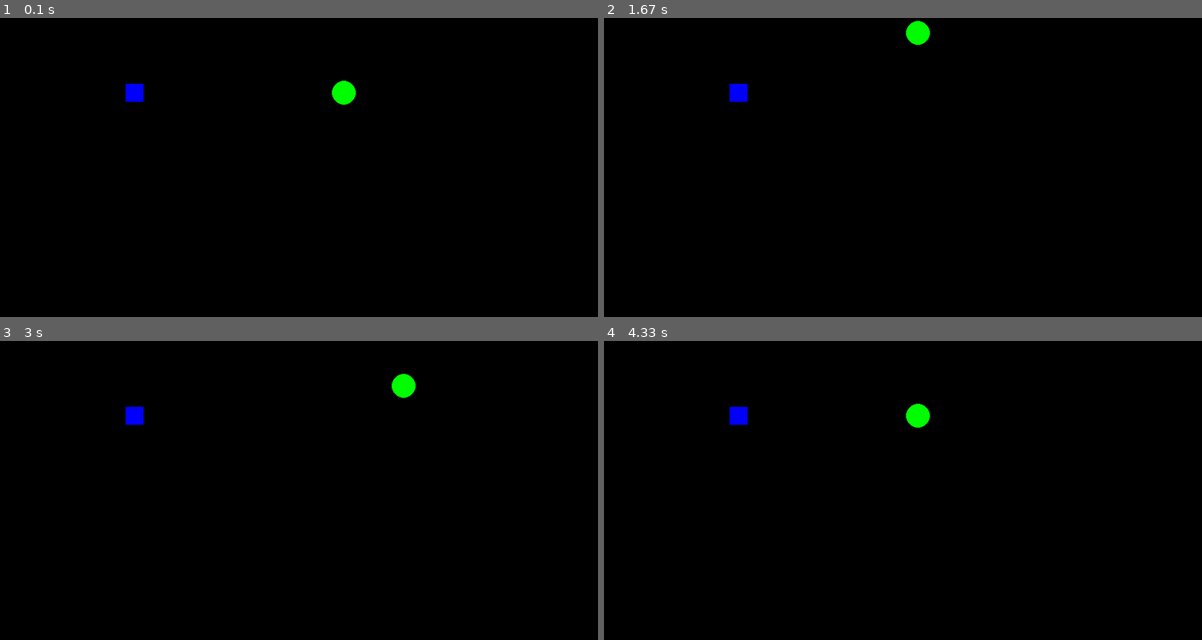
Above: before the commit, frames 1-4 (two rows, left to right).
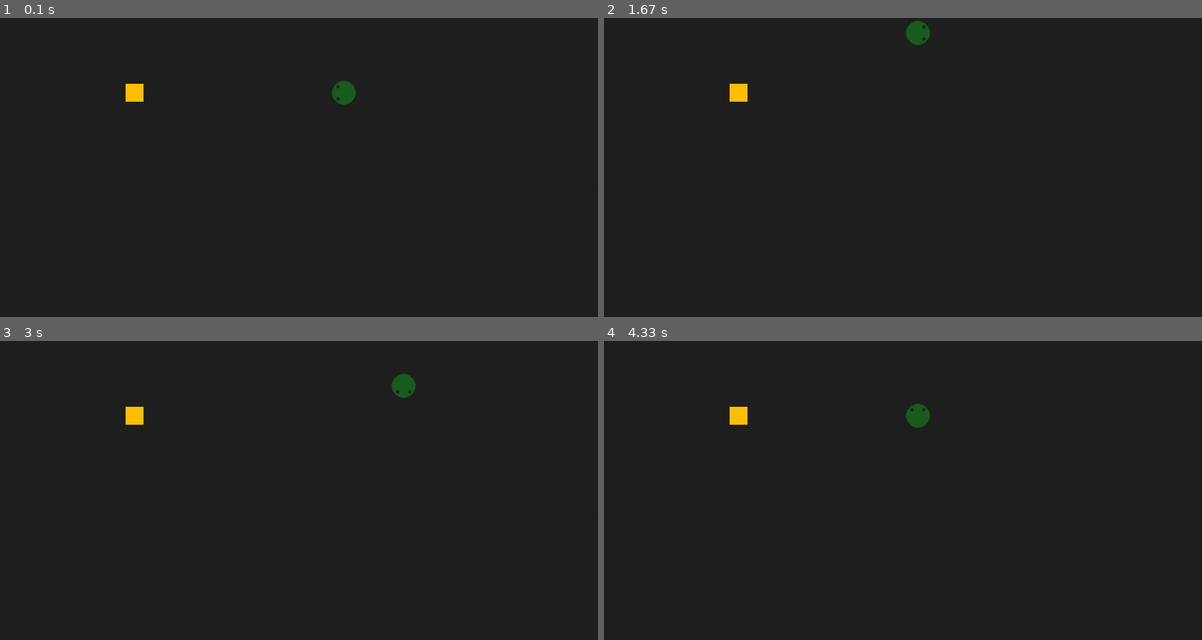
Above: after the commit, the same moments.

Repository: namanbiyani/Learning_Pygame
Game: pygame game, started from src/gui.py
Same seed, same stepped clock (60 frames per second), same inputs: the game is played once before the commit and once after it.
Inputs:
- Up to frame 1 (0.1 s): no input
- Up to frame 2 (1.67 s): hold Right 0.33-0.8 s; hold Up 0.83-1.3 s; hold Right from 1.33 s (still down)
- Up to frame 3 (3 s): release Right at 1.92 s; hold Left 1.95-2.6 s; hold Down from 2.63 s (still down)
- Up to frame 4 (4.33 s): release Down at 3.32 s; hold Left 3.35-4.05 s; hold Up from 4.08 s (still down)

The runs differ from the first frame. In frame 1, 100% of the frame differs, in the area x 0-100%, y 0-100%; in frame 2, 100%; in frame 3, 100%; in frame 4, 100%.

Commit message:
Better Graphical portions

Diff:
--- a/src/gui.py
+++ b/src/gui.py
@@ -12,10 +12,10 @@
 COL = 20
 FPS = 4
 #COLOR  ( R ,  G ,  B )
-BLACK = (0, 0, 0)
-WHITE = (255, 255, 255)
-GREEN = (0, 255, 0)
-BLUE = (0, 0, 255)
+BLACK = (33, 33, 33)
+WHITE = (207, 216, 220)
+GREEN = (27, 94, 32)
+BLUE = (255, 193, 7)
 DIR = 'R'
 DIRTY = []
 def draw_board(board, snake):
@@ -25,7 +25,20 @@
     for i in range(0, ROW):
         for j in range(0, COL):
             if [i, j] == snake[0]:
+                pygame.draw.rect(WINDOW, BLACK, (j * 50, i * 50, 50, 50))
                 pygame.draw.circle(WINDOW, GREEN, (j * 50 + 25, i * 50 + 25), 20)
+                if DIR == 'R':
+                    pygame.draw.circle(WINDOW, BLACK, (j * 50 + 35, i * 50 + 15), 3)
+                    pygame.draw.circle(WINDOW, BLACK, (j * 50 + 35, i * 50 + 35), 3)
+                elif DIR == 'L':
+                    pygame.draw.circle(WINDOW, BLACK, (j * 50 + 15, i * 50 + 15), 3)
+                    pygame.draw.circle(WINDOW, BLACK, (j * 50 + 15, i * 50 + 35), 3)
+                elif DIR == 'D':
+                    pygame.draw.circle(WINDOW, BLACK, (j * 50 + 15, i * 50 + 35), 3)
+                    pygame.draw.circle(WINDOW, BLACK, (j * 50 + 35, i * 50 + 35), 3)
+                elif DIR == 'U':
+                    pygame.draw.circle(WINDOW, BLACK, (j * 50 + 15, i * 50 + 15), 3)
+                    pygame.draw.circle(WINDOW, BLACK, (j * 50 + 35, i * 50 + 15), 3)
             elif [i, j] in snake:
                 pygame.draw.circle(WINDOW, WHITE, (j * 50 + 25, i * 50 + 25), 20)
             elif board[i][j] == 1:
@@ -117,6 +130,7 @@
     fps_clock = pygame.time.Clock()
     generate_food(board, snake)
     draw_board(board, snake)
+    pygame.display.update()
 
     while True:
         handled = False
